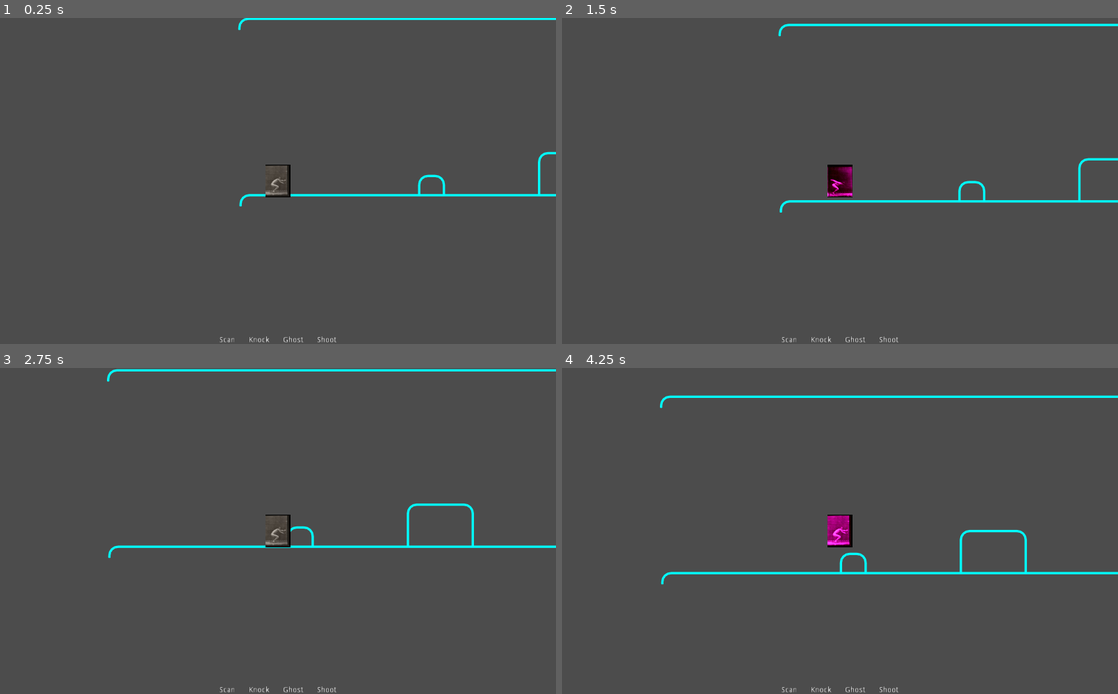
Above: before the commit, frames 1-4 (two rows, left to right).
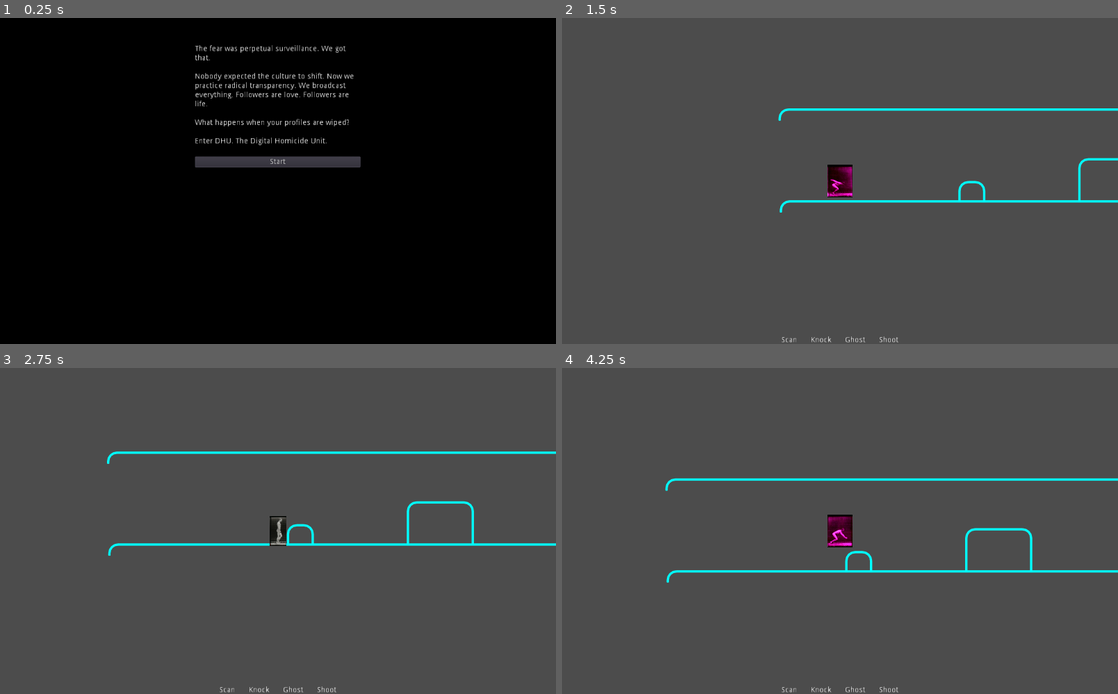
Above: after the commit, the same moments.

Repository: godot-wildlings/cyberpunk-jam-2019
Game: Godot game, scene res://Main.tscn
The game is run twice, just before and just after one commit, with the same random seed, the same clock (stepped at 60 frames per second) and the same inputs.
Inputs (mouse positions are in pixels of both pictures, inside the frame that each line leads up to):
- Up to frame 1 (0.25 s): no input
- Up to frame 2 (1.5 s): click (840, 161) at 0.5 s, where only the run after the commit has a clickable "Start"; tap Enter at 1.25 s; hold D (mv_right) from 1.28 s (still down); tap Space (jump) at 1.35 s
- Up to frame 3 (2.75 s): tap Space (jump) at 1.52, 1.82, 2.1, 2.27, 2.57 s; release D (mv_right) at 2.03 s; hold S (mv_down) from 2.03 s (still down)
- Up to frame 4 (4.25 s): release S (mv_down) at 2.78 s; hold D (mv_right) 2.78-3.53 s; tap Space (jump) at 2.85, 3.6, 3.77, 4.07 s; hold W (mv_up) from 3.53 s (still down)

The runs differ from the first frame. In frame 1, 99% of the frame differs, in the area x 0-100%, y 0-100%; in frame 2, 1.1%; in frame 3, 3.0%; in frame 4, 3.6%.

Commit message:
implemented platform switching

Diff:
--- /dev/null
+++ b/Levels/Intro.gd
@@ -0,0 +1,17 @@
+extends Node2D
+
+# Declare member variables here. Examples:
+# var a = 2
+# var b = "text"
+
+# Called when the node enters the scene tree for the first time.
+func _ready():
+	pass # Replace with function body.
+
+# Called every frame. 'delta' is the elapsed time since the previous frame.
+#func _process(delta):
+#	pass
+
+
+func _on_StartButton_pressed():
+	Game.main.next_level()
--- /dev/null
+++ b/Levels/Intro.tscn
@@ -0,0 +1,74 @@
+[gd_scene load_steps=4 format=2]
+
+[ext_resource path="res://Levels/Intro.gd" type="Script" id=1]
+
+[sub_resource type="InputEventAction" id=1]
+action = "ui_accept"
+
+[sub_resource type="ShortCut" id=2]
+shortcut = SubResource( 1 )
+
+[node name="Intro" type="Node2D"]
+script = ExtResource( 1 )
+
+[node name="CanvasLayer" type="CanvasLayer" parent="."]
+
+[node name="ColorRect" type="ColorRect" parent="CanvasLayer"]
+anchor_right = 1.0
+anchor_bottom = 1.0
+color = Color( 0, 0, 0, 1 )
+
+[node name="MarginContainer" type="MarginContainer" parent="CanvasLayer"]
+anchor_right = 1.0
+anchor_bottom = 1.0
+custom_constants/margin_right = 50
+custom_constants/margin_top = 50
+custom_constants/margin_left = 50
+custom_constants/margin_bottom = 50
+
+[node name="HBoxContainer" type="HBoxContainer" parent="CanvasLayer/MarginContainer"]
+margin_left = 50.0
+margin_top = 50.0
+margin_right = 974.0
+margin_bottom = 550.0
+
+[node name="VBoxContainer" type="VBoxContainer" parent="CanvasLayer/MarginContainer/HBoxContainer"]
+margin_right = 305.0
+margin_bottom = 500.0
+size_flags_horizontal = 3
+size_flags_vertical = 3
+
+[node name="VBoxContainer2" type="VBoxContainer" parent="CanvasLayer/MarginContainer/HBoxContainer"]
+margin_left = 309.0
+margin_right = 614.0
+margin_bottom = 500.0
+size_flags_horizontal = 3
+size_flags_vertical = 3
+
+[node name="Label" type="Label" parent="CanvasLayer/MarginContainer/HBoxContainer/VBoxContainer2"]
+margin_right = 305.0
+margin_bottom = 201.0
+text = "The fear was perpetual surveillance. We got that.
+
+Nobody expected the culture to shift. Now we practice radical transparency. We broadcast everything. Followers are love. Followers are life.
+
+What happens when your profiles are wiped?
+
+Enter DHU. The Digital Homicide Unit.
+"
+autowrap = true
+
+[node name="StartButton" type="Button" parent="CanvasLayer/MarginContainer/HBoxContainer/VBoxContainer2"]
+margin_top = 205.0
+margin_right = 305.0
+margin_bottom = 225.0
+shortcut = SubResource( 2 )
+text = "Start"
+
+[node name="VBoxContainer3" type="VBoxContainer" parent="CanvasLayer/MarginContainer/HBoxContainer"]
+margin_left = 618.0
+margin_right = 924.0
+margin_bottom = 500.0
+size_flags_horizontal = 3
+size_flags_vertical = 3
+[connection signal="pressed" from="CanvasLayer/MarginContainer/HBoxContainer/VBoxContainer2/StartButton" to="." method="_on_StartButton_pressed"]
--- a/Levels/Level1.gd
+++ b/Levels/Level1.gd
@@ -1,12 +1,11 @@
 extends Node2D
 
-# Declare member variables here. Examples:
-# var a = 2
-# var b = "text"
+enum states { initializing, running, paused, resetting }
+var state = states.initializing
 
 # Called when the node enters the scene tree for the first time.
 func _ready():
-	pass
+	state = states.running
 
 # warning-ignore:unused_argument
 func _process(delta):
@@ -68,8 +67,12 @@
 
 
 func _draw():
-	draw_all_static_bodies()
+	if state == states.running:
+		draw_all_static_bodies()
+
 
 func _on_ResetArea_body_entered(body):
 	if body == Game.player:
+		state = states.resetting
+		update()
 		Game.main.reset_level()
--- a/Levels/Level1.tscn
+++ b/Levels/Level1.tscn
@@ -20,38 +20,63 @@
 [node name="Level1" type="Node2D"]
 script = ExtResource( 1 )
 
-[node name="Floor1" type="StaticBody2D" parent="."]
+[node name="Floor1" type="StaticBody2D" parent="." groups=[
+"platform",
+]]
 position = Vector2( 513.02, 540.721 )
+collision_layer = 4
+collision_mask = 3
 
 [node name="CollisionShape2D" type="CollisionShape2D" parent="Floor1"]
 shape = SubResource( 1 )
 
 [node name="Floor3" type="StaticBody2D" parent="."]
+editor/display_folded = true
 position = Vector2( 1554.48, 508.92 )
+collision_layer = 4
+collision_mask = 3
 
 [node name="CollisionShape2D" type="CollisionShape2D" parent="Floor3"]
 shape = SubResource( 1 )
 
 [node name="Floor4" type="StaticBody2D" parent="."]
+editor/display_folded = true
 position = Vector2( 2576.59, 540.291 )
+collision_layer = 4
+collision_mask = 3
 
 [node name="CollisionShape2D" type="CollisionShape2D" parent="Floor4"]
 shape = SubResource( 1 )
 
-[node name="Floor2" type="StaticBody2D" parent="."]
-position = Vector2( 510.804, 216.067 )
+[node name="Floor2" type="StaticBody2D" parent="." groups=[
+"platform",
+]]
+editor/display_folded = true
+position = Vector2( 510.804, 371.692 )
+collision_layer = 4
+collision_mask = 3
 
 [node name="CollisionShape2D" type="CollisionShape2D" parent="Floor2"]
 shape = SubResource( 1 )
 
-[node name="Obstacle" type="StaticBody2D" parent="."]
+[node name="Obstacle" type="StaticBody2D" parent="." groups=[
+"obstacle",
+]]
+editor/display_folded = true
 position = Vector2( 604.112, 492.158 )
+collision_layer = 12
+collision_mask = 19
 
 [node name="CollisionShape2D" type="CollisionShape2D" parent="Obstacle"]
 shape = SubResource( 2 )
 
-[node name="Obstacle2" type="StaticBody2D" parent="."]
+[node name="Obstacle2" type="StaticBody2D" parent="." groups=[
+"obstacle",
+]]
+editor/display_folded = true
 position = Vector2( 331.302, 501.939 )
+collision_layer = 12
+collision_mask = 19
 
 [node name="CollisionShape2D" type="CollisionShape2D" parent="Obstacle2"]
 position = Vector2( 14.9642, 10.8831 )
--- a/Main.gd
+++ b/Main.gd
@@ -6,16 +6,18 @@
 onready var level_container : Node2D = $Levels
 
 var levels : Dictionary = {
+		"intro" : preload("res://Levels/Intro.tscn"),
 		"1" : preload("res://Levels/Level1.tscn"),
 		"2" : preload("res://Levels/Level2.tscn")
 }
 
-
+onready var tween = get_node("Tween")
 
 
 # Called when the node enters the scene tree for the first time.
 func _ready():
 	Game.main = self
+	next_level()
 
 # Called every frame. 'delta' is the elapsed time since the previous frame.
 #func _process(delta):
@@ -47,20 +49,23 @@
 		remove_level(level)
 	load_level(levels.values()[level_num])
 
-func fade_out_in():
-	var tween = get_node("Tween")
+func fade_out():
 	tween.interpolate_property($CanvasLayer/ColorRect, "modulate",
 		Color(0,0,0,0), Color.white, 0.5,
 		Tween.TRANS_LINEAR, Tween.EASE_IN_OUT)
 	tween.start()
-	yield(tween, "tween_completed")
+
+
+func fade_in():
 	tween.interpolate_property($CanvasLayer/ColorRect, "modulate",
 		Color.white, Color(0,0,0,0), 0.5,
 		Tween.TRANS_LINEAR, Tween.EASE_IN_OUT)
 	tween.start()
 
 func reset_level():
+	fade_out()
+	yield(tween, "tween_completed")
 	if level != null:
 		remove_child(level)
-	fade_out_in()
+	fade_in()
 	load_level_num(level_num)
--- a/Main.tscn
+++ b/Main.tscn
@@ -1,14 +1,11 @@
-[gd_scene load_steps=3 format=2]
+[gd_scene load_steps=2 format=2]
 
 [ext_resource path="res://Main.gd" type="Script" id=1]
-[ext_resource path="res://Levels/Level1.tscn" type="PackedScene" id=2]
 
 [node name="Main" type="Node"]
 script = ExtResource( 1 )
 
 [node name="Levels" type="Node2D" parent="."]
-
-[node name="Level1" parent="Levels" instance=ExtResource( 2 )]
 
 [node name="Effects" type="Node2D" parent="."]
 
--- a/Player/Player.gd
+++ b/Player/Player.gd
@@ -21,6 +21,7 @@
 
 var fall_velocity : Vector2 = Vector2.ZERO
 
+onready var animation_player = $AnimationPlayer
 
 #warning-ignore:unused_class_variable
 onready var running_sprite = $RunningSprite
@@ -28,22 +29,32 @@
 onready var jumping_sprite = $JumpingSprite
 #warning-ignore:unused_class_variable
 onready var standing_sprite = $StandingSprite
-
-onready var sprites = [running_sprite, jumping_sprite, standing_sprite]
+#warning-ignore:unused_class_variable
+onready var falling_sprite = $FallingSprite
+
+
+onready var sprites = [running_sprite, jumping_sprite, standing_sprite, falling_sprite]
+
+onready var ray_front = $RayFront
+onready var ray_back = $RayBack
+onready var ground_rays = [ ray_front, ray_back ]
 
 var gravity : float = 200.0
 
-enum states { idle, running, jumping, falling, dead }
+enum states { idle, running, jumping, climbing, falling, dead }
 var state = states.idle
 
 var time_elapsed : float = 0
 var ticks : int = 0
 
-
+var character_height : float
+
+onready var tween = $Tween
 
 # Called when the node enters the scene tree for the first time.
 func _ready():
 	Game.player = self
+	character_height = $CollisionShape2D.get_shape().get_extents().y * 2
 
 
 # Called every frame. 'delta' is the elapsed time since the previous frame.
@@ -52,7 +63,7 @@
 	ticks += 1
 
 	if state == states.running:
-		if is_on_ground() == false:
+		if is_on_platform() == false:
 			fall()
 
 		elif Input.is_action_pressed("mv_right") or Input.is_action_pressed("mv_left"):
@@ -62,12 +73,12 @@
 		jump_velocity.y += gravity * delta
 
 		if jump_velocity.y > -jump_speed/2:
-			if is_on_ground():
+			if is_on_platform():
 				land()
 
 	elif state == states.falling:
 		fall_velocity.y += gravity * delta
-		if is_on_ground() == true:
+		if is_on_platform() == true:
 			land()
 
 	#warning-ignore:return_value_discarded
@@ -101,15 +112,18 @@
 func return_to_idle():
 	state = states.idle
 	run_velocity = Vector2.ZERO
+	animation_player.play("idle")
 
 func run(dir : int): # 1 or -1 representing left and right
 	run_velocity = Vector2.RIGHT * speed * dir
 	modulate_sprites(Color.white)
 	state = states.running
+	$AnimationPlayer.play("run")
 
 func fall():
 	state = states.falling
-	modulate_sprites(Color.blue)
+	modulate_sprites(Color.blue + Color(0.5, 0.5, 0.5))
+	animation_player.play("fall")
 
 
 func modulate_sprites(color):
@@ -117,12 +131,12 @@
 		sprite.set_modulate(color)
 
 
-func is_on_ground():
-	var on_ground = false
-	if $RayCast2D.is_colliding():
-		if $RayCast2D.get_collider() is StaticBody2D:
-			on_ground = true
-	return on_ground
+func is_on_platform():
+	var on_platform = false
+	for ray in ground_rays:
+		if ray.is_colliding() and ray.get_collider() is StaticBody2D:
+			on_platform = true
+	return on_platform
 
 
 #warning-ignore:unused_argument
@@ -131,34 +145,82 @@
 	if Input.is_action_just_pressed("mv_right"):
 		if state == states.idle:
 			state = states.running
-			$AnimationPlayer.play("run")
+			animation_player.play("run")
 		direction = 1
 		flip_sprites(direction)
-
 	elif Input.is_action_just_pressed("mv_left"):
 		if state == states.idle:
 			state = states.running
-			$AnimationPlayer.play("run")
+			animation_player.play("run")
 		direction = -1
 		flip_sprites(direction)
-
-
 	elif Input.is_action_just_released("mv_right") or Input.is_action_just_released("mv_left"):
 		if state == states.running:
 			state = states.idle
-			$AnimationPlayer.stop()
+			animation_player.stop()
 			modulate_sprites(Color.white)
 			run_velocity = Vector2.ZERO
-
-
-	if Input.is_action_just_pressed("jump"):
-		if (
-				state == states.idle
-				or state == states.running
-				or (state == states.jumping and jump_num < max_jumps)
-		):
-			state = states.jumping
-			time_of_jump = time_elapsed
-			modulate_sprites(Color.magenta + Color(0.5, 0.5, 0.5))
-			$AnimationPlayer.play("jump")
-			jump_velocity = Vector2.UP * jump_speed
+	elif Input.is_action_just_pressed("jump"):
+		jump()
+	elif Input.is_action_just_pressed("mv_up"):
+		climb()
+	elif Input.is_action_just_pressed("mv_down"):
+		drop()
+		#crouch()
+
+
+func jump():
+	if (
+			state == states.idle
+			or state == states.running
+			or (state == states.jumping and jump_num < max_jumps)
+	):
+		state = states.jumping
+		time_of_jump = time_elapsed
+		modulate_sprites(Color.magenta + Color(0.5, 0.5, 0.5))
+		animation_player.play("jump")
+		jump_velocity = Vector2.UP * jump_speed
+
+func climb(): # switch to a higher platform
+	var ray = $RayUp
+	var distance_between_platforms = 150
+
+	ray.position = Vector2.UP * character_height/2
+	ray.set_cast_to(Vector2.UP * distance_between_platforms)
+	if ray.is_colliding() and ray.get_collider() is StaticBody2D:
+		move_to_platform(ray.get_collider())
+
+func drop(): # switch to a lower platform
+	if is_on_platform():
+		var platform = null
+		for ground_ray in ground_rays:
+			if ground_ray.is_colliding() and ground_ray.get_collider() is StaticBody2D:
+				platform = ground_ray.get_collider()
+
+		var ray = $RayDown
+		# move the ray below the current platform so it doesn't see it.
+		var margin = 10.0
+		var platform_height = platform.get_child(0).get_shape().get_extents().y * 2
+		ray.position = Vector2.DOWN * (character_height/2 + platform_height + margin)
+		var distance_between_platforms = 150
+		ray.set_cast_to(Vector2.DOWN * distance_between_platforms)
+		if ray.is_colliding() and ray.get_collider() is StaticBody2D:
+			move_to_platform(ray.get_collider())
+
+func move_to_platform(platform):
+	state = states.climbing
+	print("moving to a new platform")
+	# need to tween this or something
+	var my_pos = get_global_position()
+	var platform_floor = platform.get_global_position().y - platform.get_child(0).get_shape().get_extents().y
+
+	var new_position = Vector2(my_pos.x, platform_floor - character_height/2)
+	tween.interpolate_property(self, "position",
+		position, new_position, 0.35,
+		Tween.TRANS_LINEAR, Tween.EASE_IN_OUT)
+	tween.start()
+	$AnimationPlayer.play("jump")
+	yield(tween, "tween_completed")
+	return_to_idle()
+
+	#set_global_position(new_position)
--- a/Player/Player.tscn
+++ b/Player/Player.tscn
@@ -8,8 +8,9 @@
 [sub_resource type="RectangleShape2D" id=1]
 extents = Vector2( 17.9254, 18.9475 )
 
-[sub_resource type="Animation" id=2]
-resource_name = "idle"
+[sub_resource type="Animation" id=5]
+resource_name = "fall"
+loop = true
 tracks/0/type = "value"
 tracks/0/path = NodePath("RunningSprite:visible")
 tracks/0/interp = 1
@@ -35,6 +36,70 @@
 "values": [ false ]
 }
 tracks/2/type = "value"
+tracks/2/path = NodePath("FallingSprite:visible")
+tracks/2/interp = 1
+tracks/2/loop_wrap = true
+tracks/2/imported = false
+tracks/2/enabled = true
+tracks/2/keys = {
+"times": PoolRealArray( 0 ),
+"transitions": PoolRealArray( 1 ),
+"update": 1,
+"values": [ true ]
+}
+tracks/3/type = "value"
+tracks/3/path = NodePath("StandingSprite:visible")
+tracks/3/interp = 1
+tracks/3/loop_wrap = true
+tracks/3/imported = false
+tracks/3/enabled = true
+tracks/3/keys = {
+"times": PoolRealArray( 0 ),
+"transitions": PoolRealArray( 1 ),
+"update": 1,
+"values": [ false ]
+}
+tracks/4/type = "value"
+tracks/4/path = NodePath("FallingSprite:frame")
+tracks/4/interp = 1
+tracks/4/loop_wrap = true
+tracks/4/imported = false
+tracks/4/enabled = true
+tracks/4/keys = {
+"times": PoolRealArray( 0, 0.3, 0.5, 0.8, 1 ),
+"transitions": PoolRealArray( 1, 1, 1, 1, 1 ),
+"update": 1,
+"values": [ 6, 7, 6, 7, 6 ]
+}
+
+[sub_resource type="Animation" id=2]
+resource_name = "idle"
+loop = true
+tracks/0/type = "value"
+tracks/0/path = NodePath("RunningSprite:visible")
+tracks/0/interp = 1
+tracks/0/loop_wrap = true
+tracks/0/imported = false
+tracks/0/enabled = true
+tracks/0/keys = {
+"times": PoolRealArray( 0 ),
+"transitions": PoolRealArray( 1 ),
+"update": 1,
+"values": [ false ]
+}
+tracks/1/type = "value"
+tracks/1/path = NodePath("JumpingSprite:visible")
+tracks/1/interp = 1
+tracks/1/loop_wrap = true
+tracks/1/imported = false
+tracks/1/enabled = true
+tracks/1/keys = {
+"times": PoolRealArray( 0 ),
+"transitions": PoolRealArray( 1 ),
+"update": 1,
+"values": [ false ]
+}
+tracks/2/type = "value"
 tracks/2/path = NodePath("StandingSprite:visible")
 tracks/2/interp = 1
 tracks/2/loop_wrap = true
@@ -45,6 +110,18 @@
 "transitions": PoolRealArray( 1 ),
 "update": 1,
 "values": [ true ]
+}
+tracks/3/type = "value"
+tracks/3/path = NodePath("FallingSprite:visible")
+tracks/3/interp = 1
+tracks/3/loop_wrap = true
+tracks/3/imported = false
+tracks/3/enabled = true
+tracks/3/keys = {
+"times": PoolRealArray( 0 ),
+"transitions": PoolRealArray( 1 ),
+"update": 1,
+"values": [ false ]
 }
 
 [sub_resource type="Animation" id=3]
@@ -97,6 +174,18 @@
 "transitions": PoolRealArray( 1, 1 ),
 "update": 0,
 "values": [ 3, 11 ]
+}
+tracks/4/type = "value"
+tracks/4/path = NodePath("FallingSprite:visible")
+tracks/4/interp = 1
+tracks/4/loop_wrap = true
+tracks/4/imported = false
+tracks/4/enabled = true
+tracks/4/keys = {
+"times": PoolRealArray( 0 ),
+"transitions": PoolRealArray( 1 ),
+"update": 1,
+"values": [ false ]
 }
 
 [sub_resource type="Animation" id=4]
@@ -150,6 +239,18 @@
 "update": 1,
 "values": [ true ]
 }
+tracks/4/type = "value"
+tracks/4/path = NodePath("FallingSprite:visible")
+tracks/4/interp = 1
+tracks/4/loop_wrap = true
+tracks/4/imported = false
+tracks/4/enabled = true
+tracks/4/keys = {
+"times": PoolRealArray( 0 ),
+"transitions": PoolRealArray( 1 ),
+"update": 1,
+"values": [ false ]
+}
 
 [node name="Player" type="KinematicBody2D"]
 script = ExtResource( 1 )
@@ -160,12 +261,18 @@
 hframes = 6
 
 [node name="JumpingSprite" type="Sprite" parent="."]
+visible = false
 texture = ExtResource( 3 )
 hframes = 12
-frame = 11
+frame = 3
+
+[node name="FallingSprite" type="Sprite" parent="."]
+visible = false
+texture = ExtResource( 3 )
+hframes = 12
+frame = 6
 
 [node name="StandingSprite" type="Sprite" parent="."]
-visible = false
 texture = ExtResource( 4 )
 hframes = 12
 frame = 6
@@ -175,14 +282,36 @@
 shape = SubResource( 1 )
 
 [node name="AnimationPlayer" type="AnimationPlayer" parent="."]
+anims/fall = SubResource( 5 )
 anims/idle = SubResource( 2 )
 anims/jump = SubResource( 3 )
 anims/run = SubResource( 4 )
 
-[node name="RayCast2D" type="RayCast2D" parent="."]
-position = Vector2( 13.4539, 15.419 )
+[node name="RayFront" type="RayCast2D" parent="."]
+position = Vector2( 13.4539, 18.227 )
 enabled = true
-cast_to = Vector2( 0, 15 )
+cast_to = Vector2( 0, 8 )
+collision_mask = 4
+
+[node name="RayBack" type="RayCast2D" parent="."]
+position = Vector2( -13.454, 18.227 )
+enabled = true
+cast_to = Vector2( 0, 8 )
+collision_mask = 4
 
 [node name="Camera2D" type="Camera2D" parent="."]
 current = true
+
+[node name="RayUp" type="RayCast2D" parent="."]
+position = Vector2( 0.713486, -10.4644 )
+enabled = true
+cast_to = Vector2( 0, -150 )
+collision_mask = 4
+
+[node name="RayDown" type="RayCast2D" parent="."]
+position = Vector2( 0.713486, 64.9846 )
+enabled = true
+cast_to = Vector2( 0, 150 )
+collision_mask = 4
+
+[node name="Tween" type="Tween" parent="."]
--- a/project.godot
+++ b/project.godot
@@ -64,6 +64,14 @@
  ]
 }
 
+[layer_names]
+
+2d_physics/layer_1="player"
+2d_physics/layer_2="npcs"
+2d_physics/layer_3="platforms"
+2d_physics/layer_4="obstacles"
+2d_physics/layer_5="bullets"
+
 [rendering]
 
 environment/default_environment="res://default_env.tres"
Not shown: 1 places in Player/Player.tscn that only renumber resources
